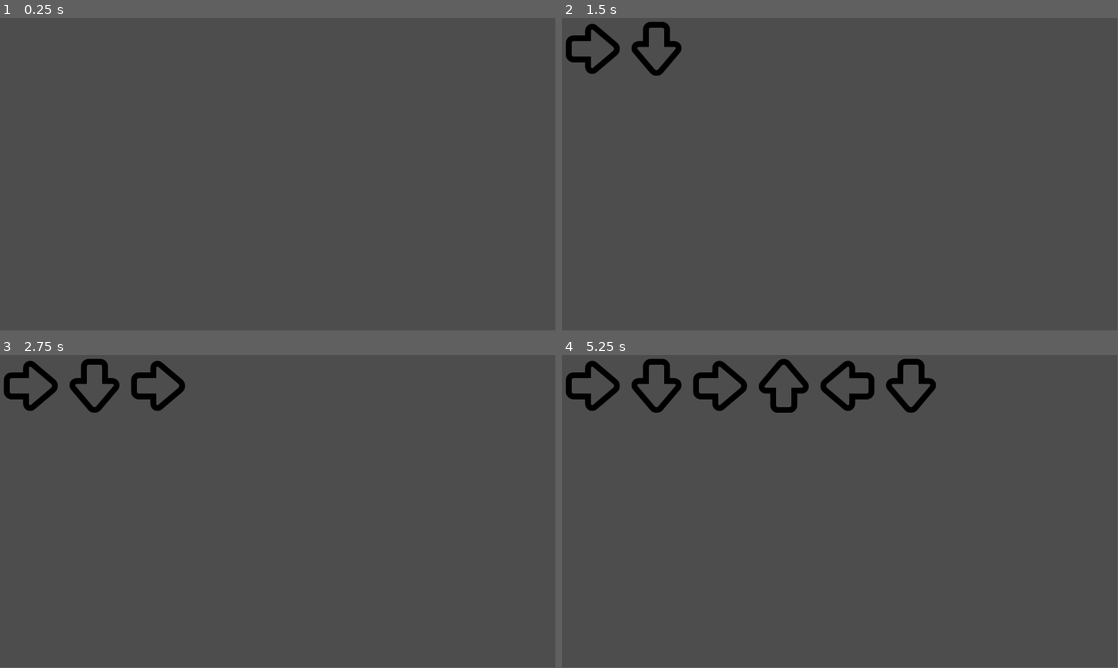
Above: before the commit, frames 1-4 (two rows, left to right).
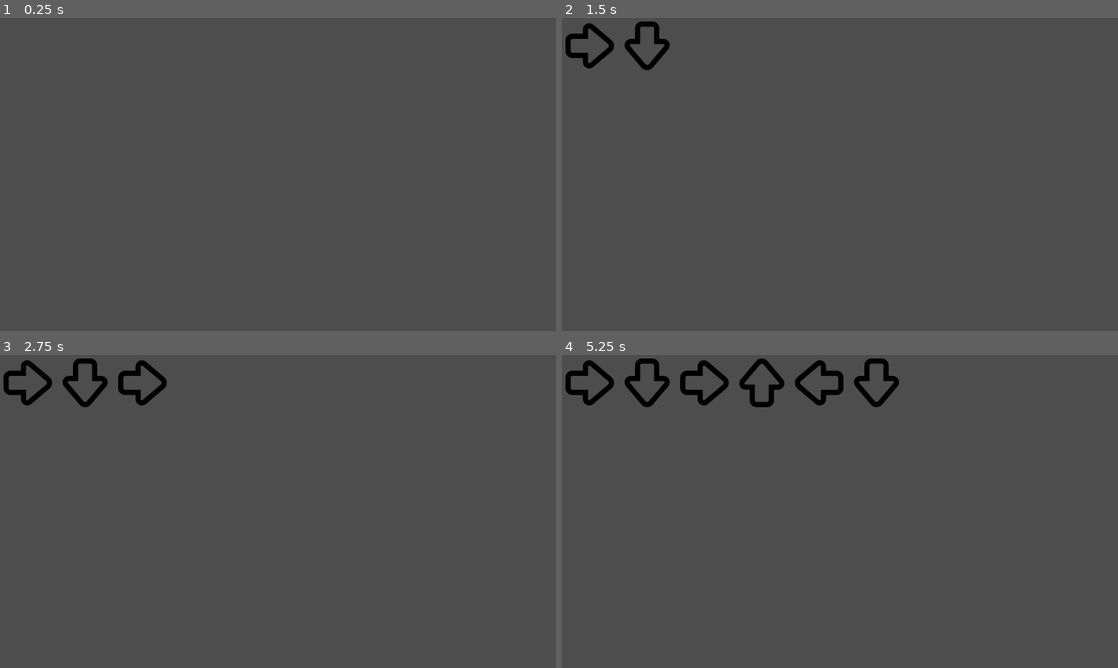
Above: after the commit, the same moments.

Repository: Earth-Turtle/ddr-cast
Game: Godot game, scene res://main.tscn
Two runs of this game, one before a commit and one after it. Both use one fixed random seed, a clock stepped at 60 frames per second and the inputs below.
Inputs:
- Up to frame 1 (0.25 s): no input
- Up to frame 2 (1.5 s): tap Enter at 0.5 s; hold Right (spell_input_right) 0.53-1.28 s; tap Space at 1.25 s; hold S (spell_input_down) from 1.28 s (still down)
- Up to frame 3 (2.75 s): tap Enter at 2 s; release S (spell_input_down) at 2.03 s; hold Right (spell_input_right) from 2.03 s (still down)
- Up to frame 4 (5.25 s): tap Space at 2.75, 4.25 s; release Right (spell_input_right) at 2.78 s; hold Up (spell_input_up) 2.78-3.53 s; tap Enter at 3.5 s; hold Left (spell_input_left) 3.53-5.03 s; hold S (spell_input_down) from 5.03 s (still down)
In our replay, the window is 799x449 before the commit and 800x450 after it. These sizes can differ from the game's own. Grey fills any space a smaller window leaves; there, only what the larger window draws over its background counts as a difference.

The runs differ from the first frame. In frame 1, only the window size differs. In frame 2, 1.2% of the frame differs, in the area x 0-22%, y 1-19%; in frame 3, 2.0%; in frame 4, 4.3%, in the area x 0-68%, y 1-19%.

Commit message:
adjust window size

Diff:
--- a/project.godot
+++ b/project.godot
@@ -14,6 +14,17 @@
 run/main_scene="uid://dsoam1wfciu3d"
 config/features=PackedStringArray("4.5", "GL Compatibility")
 config/icon="res://icon.svg"
+
+[autoload]
+
+Complexity="*res://complexity_calculator.gd"
+
+[display]
+
+window/size/viewport_width=1920
+window/size/viewport_height=1080
+window/size/window_width_override=1280
+window/size/window_height_override=720
 
 [input]
 
